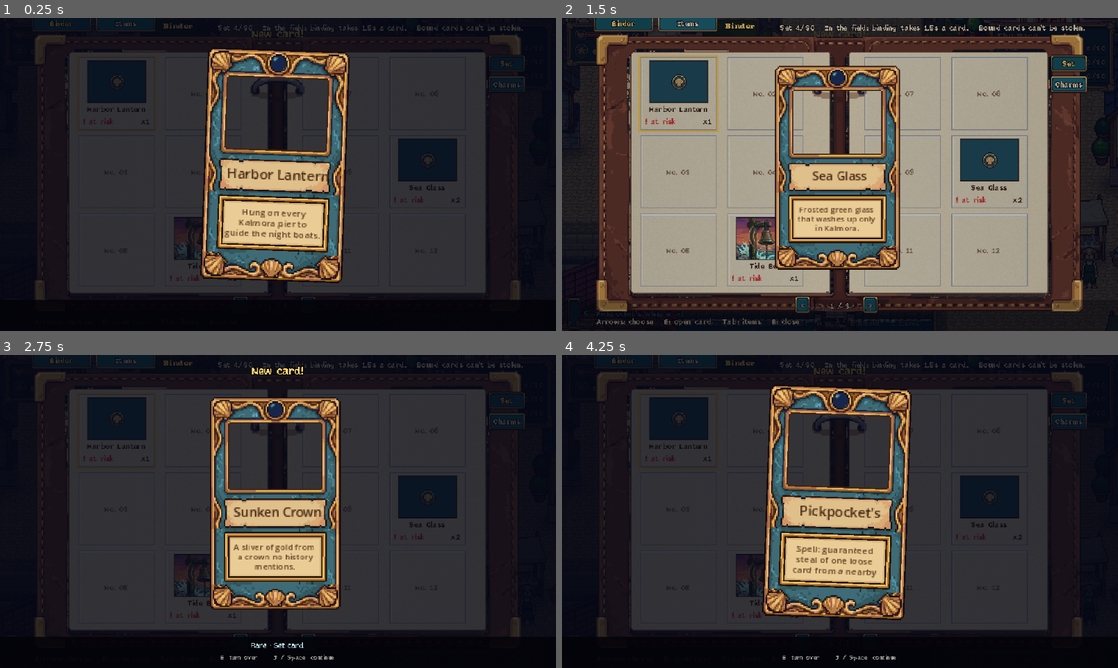
Above: before the commit, frames 1-4 (two rows, left to right).
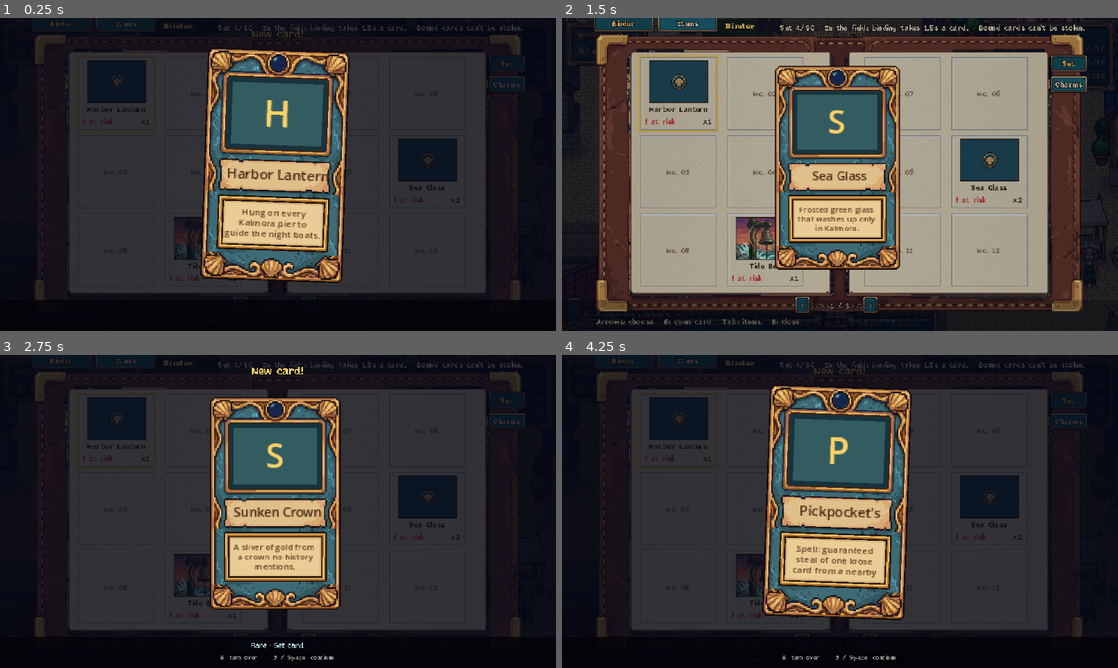
Above: after the commit, the same moments.

Repository: jnron5/greed-island
Game: Godot game, scene res://tests/ui_preview.tscn
The game is run twice, just before and just after one commit, with the same random seed, the same clock (stepped at 60 frames per second) and the same inputs. This scene is started directly instead of the project's main scene.
Inputs (mouse positions are in pixels of both pictures, inside the frame that each line leads up to):
- Up to frame 1 (0.25 s): no input
- Up to frame 2 (1.5 s): tap Enter (ui_accept) at 0.5, 0.77, 1.07 s; move the mouse to (812, 237) at 0.52 s; hold Tab (binder) 0.53-1.28 s; hold W (move_up) from 0.53 s (still down); click (812, 237) at 0.67 s; move the mouse to (1006, 221) at 1.27 s; tap Space (dash) at 1.35 s
- Up to frame 3 (2.75 s): tap Enter (ui_accept) at 1.52, 1.82 s; move the mouse to (111, 464) at 2.02 s; release W (move_up) at 2.03 s; hold A (move_left) from 2.03 s (still down); hold E (interact) from 2.03 s (still down)
- Up to frame 4 (4.25 s): move the mouse to (867, 511) at 2.77 s; release E (interact) at 2.78 s; tap I (items) at 2.85 s; click (867, 511) at 2.92 s; tap Enter (ui_accept) at 3.02, 3.32, 3.77, 4.07 s; move the mouse to (756, 433) at 3.52 s; release A (move_left) at 3.53 s; hold S (move_down) from 3.53 s (still down); tap K (pistol) at 3.6 s

The runs differ from the first frame. In frame 1, 3.9% of the frame differs, in the area x 40-59%, y 18-43%; in frame 2, 3.2%; in frame 3, 3.3%; in frame 4, 3.9%.

Commit message:
Cards without art yet show a teal window with their initial in gold
Only the Tide Bell has painted art so far; the others showed the world through
their empty picture window.

Co-Authored-By: Claude Opus 5.5 <noreply@anthropic.com>

Diff:
--- a/scripts/ui/card_view.gd
+++ b/scripts/ui/card_view.gd
@@ -38,6 +38,8 @@
 var _lore: Label
 
 
+var _placeholder: Label
+
 func _ready() -> void:
 	custom_minimum_size = SIZE
 	size = SIZE
@@ -48,6 +50,19 @@
 	clip.position = WINDOW.position
 	clip.size = WINDOW.size
 	_front.add_child(clip)
+	# Behind the art: a deep sea-teal ground, and for cards whose art isn't painted
+	# yet, the card's initial in gold, so the window never shows the world through it.
+	var ground := ColorRect.new()
+	ground.color = Color(0.09, 0.2, 0.24)
+	ground.size = WINDOW.size
+	clip.add_child(ground)
+	var glow := ColorRect.new()
+	glow.color = Color(0.2, 0.36, 0.38)
+	glow.position = Vector2(3, 3)
+	glow.size = WINDOW.size - Vector2(6, 6)
+	clip.add_child(glow)
+	_placeholder = _text_label(clip, Rect2(Vector2.ZERO, WINDOW.size), 24, Color(1.0, 0.82, 0.4), HORIZONTAL_ALIGNMENT_CENTER)
+	_placeholder.vertical_alignment = VERTICAL_ALIGNMENT_CENTER
 	_art = TextureRect.new()
 	_art.stretch_mode = TextureRect.STRETCH_KEEP_CENTERED
 	_art.size = WINDOW.size
@@ -118,6 +133,8 @@
 	if card == null:
 		return
 	_art.texture = card.icon
+	_placeholder.visible = card.icon == null
+	_placeholder.text = card.display_name.left(1)
 	_name.text = card.display_name
 	_text.text = card.description
 	_back_name.text = card.display_name
